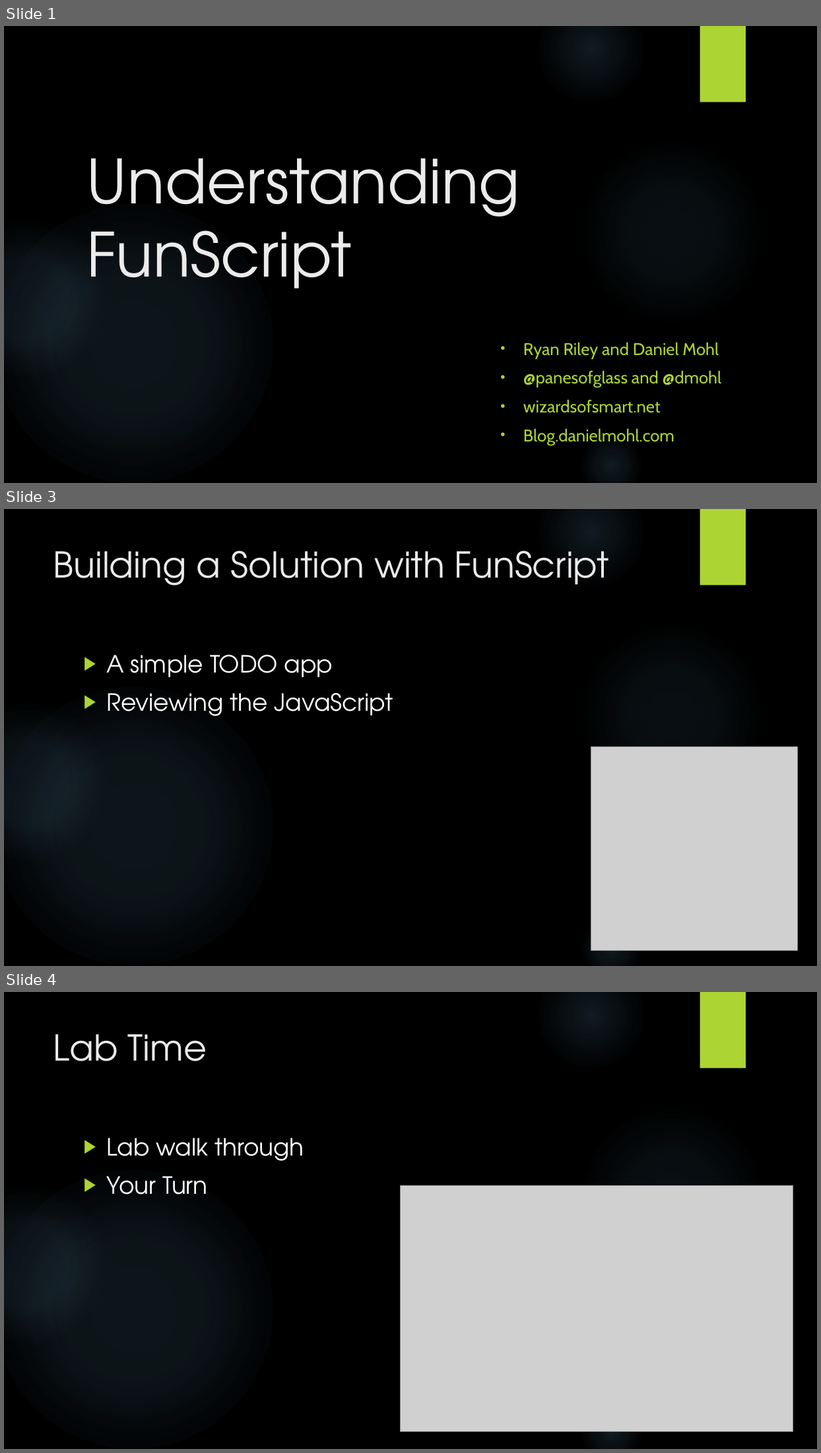
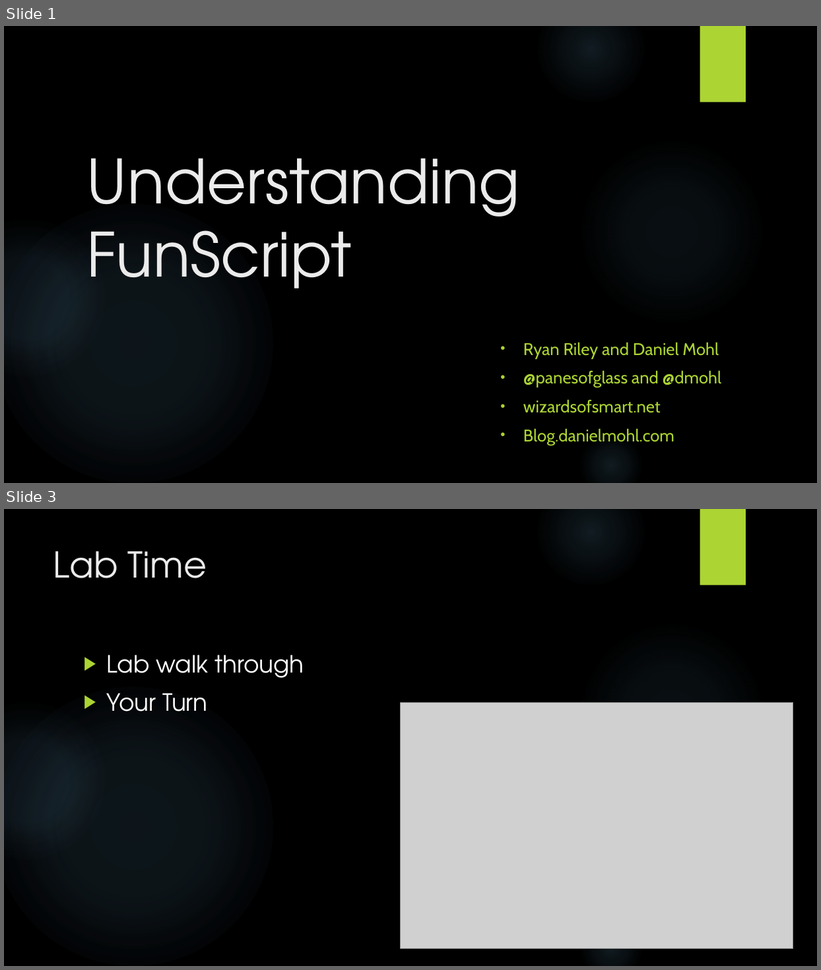
Before and after one commit to dmohl/FsOnTheWeb-Workshop, a slide deck: FunScript.pptx. Shown one above the other, each under a label of ours: slides 1, 3 and 4 before the commit, slides 1 and 3 after it; the slides between them are not shown. The pictures are 821x1453 and 821x970 pixels, drawn with LibreOffice and Linux fonts; fonts in the diff are those of the drawing; grey boxes stand for pictures; background and template pictures are left out. Boxes give left, top, right and bottom in pixels: in the first picture for what was removed or moved away, otherwise in the second. Text is boxed around its words. In the diff, an @@ line names an element or a change of style, - is before the commit and + after.

Commit message:
Updated slides and examples for MVC and FunScript

```diff
--- a/FunScript.pptx
+++ b/FunScript.pptx
@@ slide 3 removed at (4,509,817,966), background picture (left out); not listed: 6 template elements that a slide beside it also shows @@
@@ title removed at (54,551,609,586) @@
-Building a Solution with FunScript
@@ text removed at (106,655,393,716) @@
-▶ A simple TODO app
-▶ Reviewing the JavaScript
@@ picture removed at (591,747,797,951) @@
@@ what was slide 4 is now slide 3 @@
```
Also in this commit, not shown: 1 slide changed, 4 other files.
